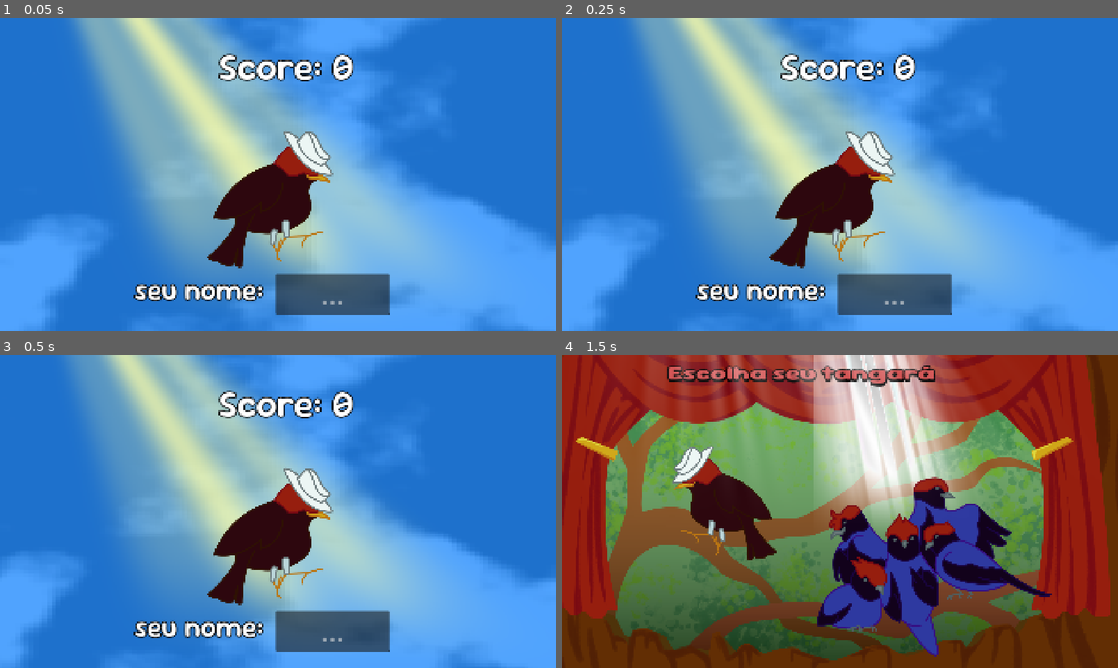
Above: before the commit, frames 1-4 (two rows, left to right).
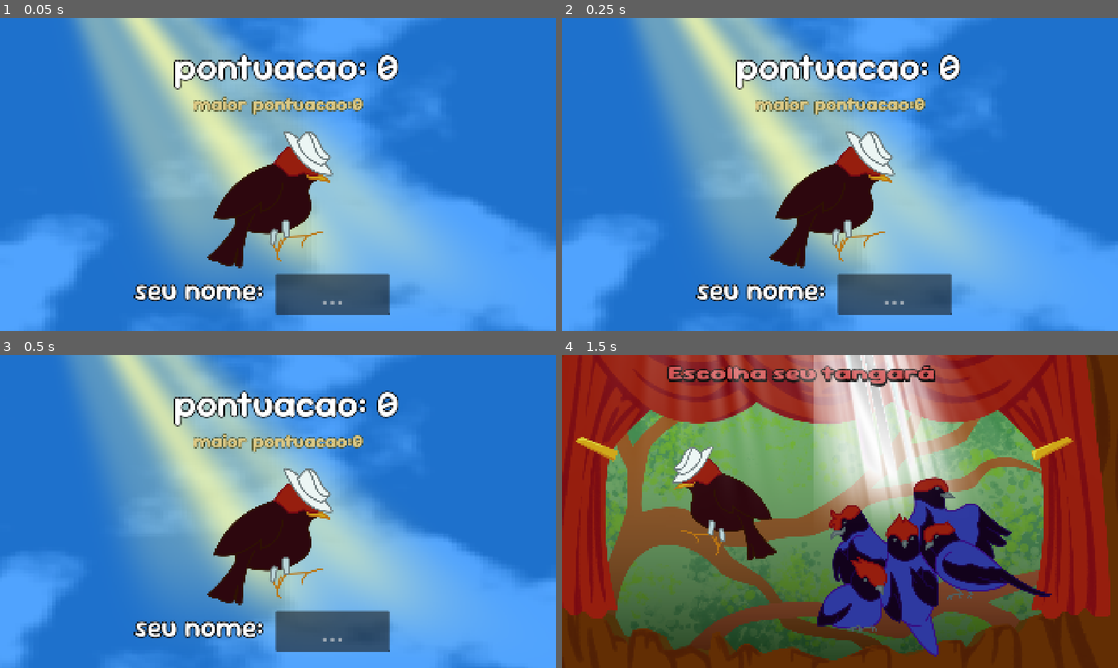
Above: after the commit, the same moments.

Repository: FaunaPolaris/quem-nao-dancar-dancou
Game: Godot game, scene res://saveScore/saveScore.tscn
The game is run twice, just before and just after one commit, with the same random seed, the same clock (stepped at 60 frames per second) and the same inputs. This scene is started directly instead of the project's main scene. Sound files missing from this copy of the repository are replaced by a short silence.
Inputs (mouse positions are in pixels of both pictures, inside the frame that each line leads up to):
- Up to frame 1 (0.05 s): no input
- Up to frame 2 (0.25 s): no input
- Up to frame 3 (0.5 s): no input
- Up to frame 4 (1.5 s): click (895, 630) at 0.52 s; type "12" at 0.6 s; tap Enter at 1.25 s; move the mouse to (962, 495) at 1.27 s; tap A (A) at 1.35 s

The runs differ from the first frame. In frame 1, 3.2% of the frame differs, in the area x 31-72%, y 11-31%; in frame 2, 3.2%; in frame 3, 3.2%; in frame 4, nothing differs.

Commit message:
highscore

Diff:
--- a/levelSelect/levelSelect.tscn
+++ b/levelSelect/levelSelect.tscn
@@ -309,10 +309,10 @@
 shape = SubResource("RectangleShape2D_pmsvn")
 
 [node name="ScoreBoard" type="Panel" parent="ParallaxBackground/ParallaxLayer5/TangaraCabeca-encarnada"]
-offset_left = -1372.0
-offset_top = -28.0
-offset_right = -1048.0
-offset_bottom = 408.0
+offset_left = -1000.0
+offset_top = -21.0
+offset_right = -676.0
+offset_bottom = 415.0
 mouse_filter = 1
 theme_override_styles/panel = ExtResource("8_os0ik")
 
--- a/saveScore/saveScore.gd
+++ b/saveScore/saveScore.gd
@@ -1,7 +1,19 @@
 extends Node2D
+
+var highscore : int = 0
 
 func	_ready():
 	$Score.set_text("".join(PackedStringArray([$Score.text, str(PlayerInfo.score)])))
+	if PlayerInfo.current_bird == "dancarino" and ScoreBoard.dancarino.size():
+		highscore = ScoreBoard.dancarino[0][0]
+	if PlayerInfo.current_bird == "encarnado" and ScoreBoard.encarnado.size():
+		highscore = ScoreBoard.encarnado[0][0]
+	$selected_bird.play(PlayerInfo.current_bird)
+	$highscore.set_text("".join(PackedStringArray([$highscore.text, str(highscore)])))
+	if PlayerInfo.score > highscore:
+		$"new best".play()
+	else:
+		$normal.play()
 
 func _on_line_edit_text_submitted(new_text: String) -> void:
 	PlayerInfo.player_name = new_text
--- a/saveScore/saveScore.tscn
+++ b/saveScore/saveScore.tscn
@@ -1,10 +1,14 @@
-[gd_scene load_steps=12 format=3 uid="uid://ddl075n1ubqai"]
+[gd_scene load_steps=18 format=3 uid="uid://ddl075n1ubqai"]
 
 [ext_resource type="Script" uid="uid://bc7b7mguxljsy" path="res://saveScore/saveScore.gd" id="1_78qpx"]
 [ext_resource type="Shader" uid="uid://cll87e7ece4gx" path="res://saveScore/Shader/waterNoise.gdshader" id="1_xc2gp"]
 [ext_resource type="Shader" uid="uid://bcc3ymfw0urw5" path="res://Shared/shader/godRay.gdshader" id="3_78qpx"]
 [ext_resource type="Texture2D" uid="uid://8f8b7osf0sfl" path="res://levelSelect/assets/tancabeca_menu.png" id="4_tlbik"]
+[ext_resource type="Texture2D" uid="uid://cgrso4mp74i1e" path="res://levelSelect/assets/dancarino_menu.png" id="4_ymkyv"]
 [ext_resource type="FontFile" uid="uid://cbi0tsk2x7by4" path="res://Shared/font/Sour_Gummy/static/SourGummy-SemiBold.ttf" id="5_tlbik"]
+[ext_resource type="FontFile" uid="uid://cvyenicim88j7" path="res://Shared/font/Sour_Gummy/static/SourGummy-ExtraBold.ttf" id="7_77way"]
+[ext_resource type="AudioStream" uid="uid://tn1xm1btsv6e" path="res://Shared/sound/fanfarra normal master OGG.ogg" id="8_7jgpq"]
+[ext_resource type="AudioStream" uid="uid://bgtjxd1kp5tnp" path="res://Shared/sound/fanfarra highscore master OGG.ogg" id="9_qvoa5"]
 
 [sub_resource type="FastNoiseLite" id="FastNoiseLite_tlbik"]
 noise_type = 0
@@ -49,6 +53,25 @@
 shader_parameter/contrast = 0.22
 shader_parameter/blend_mode = 0
 
+[sub_resource type="SpriteFrames" id="SpriteFrames_77way"]
+animations = [{
+"frames": [{
+"duration": 1.0,
+"texture": ExtResource("4_ymkyv")
+}],
+"loop": true,
+"name": &"dancarino",
+"speed": 5.0
+}, {
+"frames": [{
+"duration": 1.0,
+"texture": ExtResource("4_tlbik")
+}],
+"loop": true,
+"name": &"encarnado",
+"speed": 5.0
+}]
+
 [sub_resource type="LabelSettings" id="LabelSettings_78qpx"]
 font = ExtResource("5_tlbik")
 font_size = 96
@@ -60,6 +83,13 @@
 font_size = 128
 outline_size = 16
 outline_color = Color(0, 0, 0, 1)
+
+[sub_resource type="LabelSettings" id="LabelSettings_5d426"]
+font = ExtResource("7_77way")
+font_size = 64
+font_color = Color(0.859034, 0.782379, 0.516322, 1)
+outline_size = 8
+outline_color = Color(0.186423, 0.203963, 0.0642806, 1)
 
 [node name="saveScore" type="Node2D"]
 script = ExtResource("1_78qpx")
@@ -82,9 +112,10 @@
 offset_right = 1895.0
 offset_bottom = 1088.0
 
-[node name="selected_bird" type="Sprite2D" parent="."]
+[node name="selected_bird" type="AnimatedSprite2D" parent="."]
 position = Vector2(931, 617)
-texture = ExtResource("4_tlbik")
+sprite_frames = SubResource("SpriteFrames_77way")
+animation = &"encarnado"
 
 [node name="input_name" type="Label" parent="."]
 offset_left = 461.0
@@ -98,7 +129,7 @@
 offset_top = 84.0
 offset_right = 1974.0
 offset_bottom = 259.0
-text = "Score: "
+text = "pontuacao: "
 label_settings = SubResource("LabelSettings_xc2gp")
 horizontal_alignment = 1
 
@@ -113,4 +144,19 @@
 alignment = 1
 max_length = 12
 
+[node name="highscore" type="Label" parent="."]
+custom_minimum_size = Vector2(1920, 64)
+offset_top = 254.0
+offset_right = 1920.0
+offset_bottom = 318.0
+text = "maior pontuacao:"
+label_settings = SubResource("LabelSettings_5d426")
+horizontal_alignment = 1
+
+[node name="normal" type="AudioStreamPlayer" parent="."]
+stream = ExtResource("8_7jgpq")
+
+[node name="new best" type="AudioStreamPlayer" parent="."]
+stream = ExtResource("9_qvoa5")
+
 [connection signal="text_submitted" from="Score/LineEdit" to="." method="_on_line_edit_text_submitted"]
